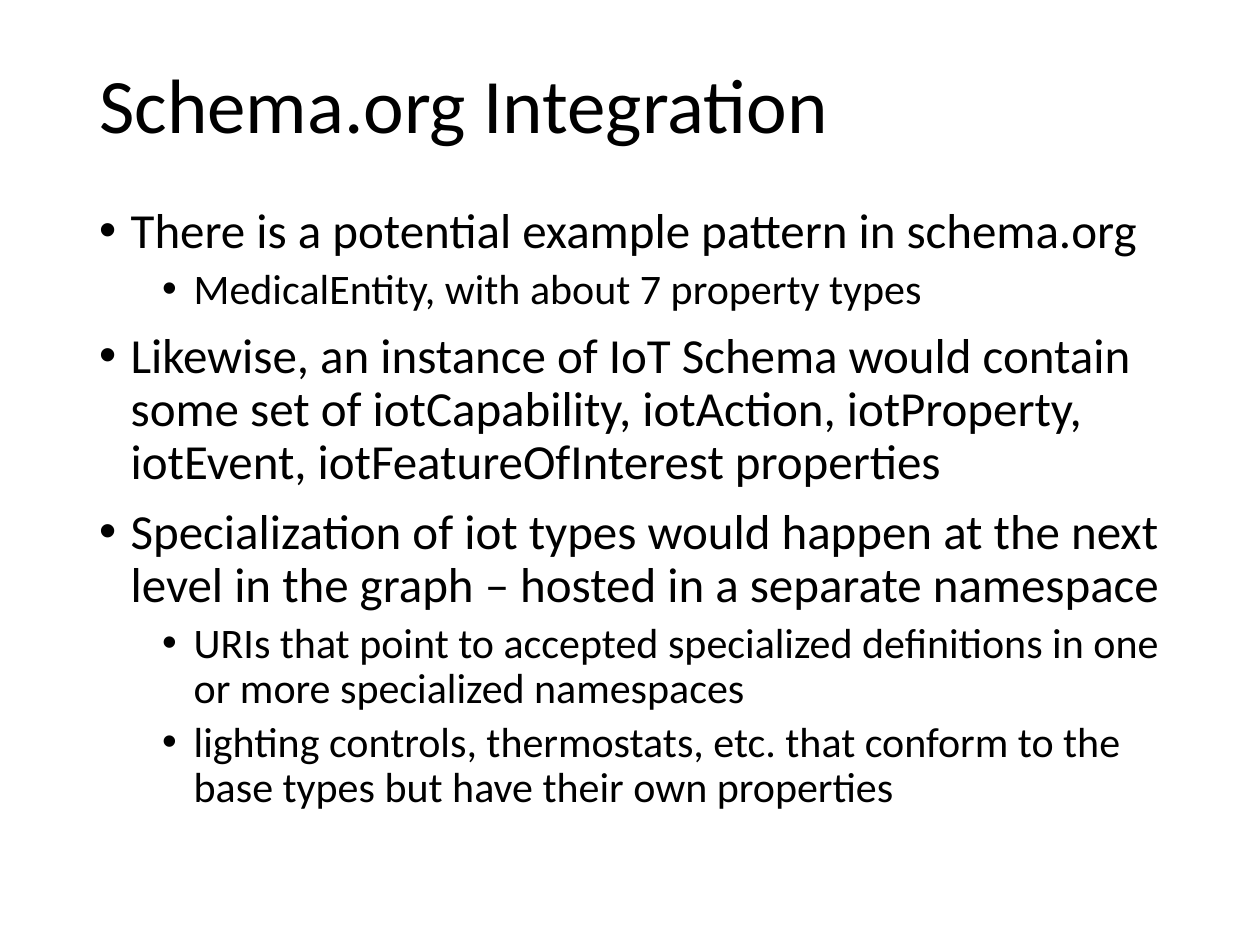
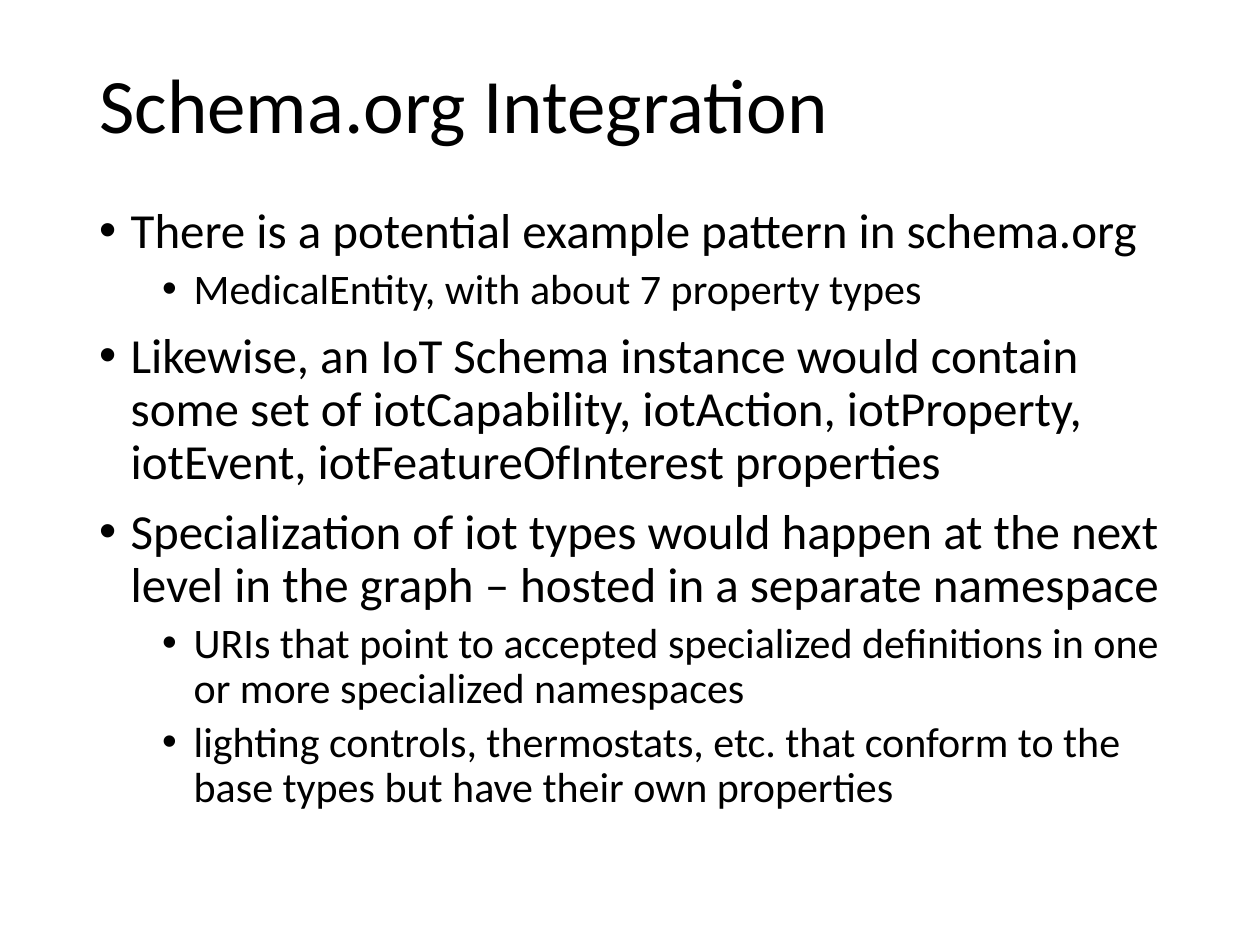
Before and after one commit to iot-schema-collab/teleconferences, a slide deck: slide 16 of iotschema-20200521.pptx. Drawn at 1260x945 pixels with LibreOffice and Linux fonts; fonts in the diff are those of the drawing. Boxes give left, top, right and bottom in pixels: in the first picture for what was removed or moved away, otherwise in the second. Text is boxed around its words. In the diff, an @@ line names an element or a change of style, - is before the commit and + after.

```diff
--- a/iotschema-20200521.pptx
+++ b/iotschema-20200521.pptx
@@ text at box(131, 339, 1082, 487): text changed @@
-• Likewise, an instance of IoT Schema would contain some set of iotCapability, iotAction, iotProperty, iotEvent, iotFeatureOfInterest properties
+• Likewise, an IoT Schema instance would contain some set of iotCapability, iotAction, iotProperty, iotEvent, iotFeatureOfInterest properties
```
Also in this commit, not shown: 5 other slides changed.
